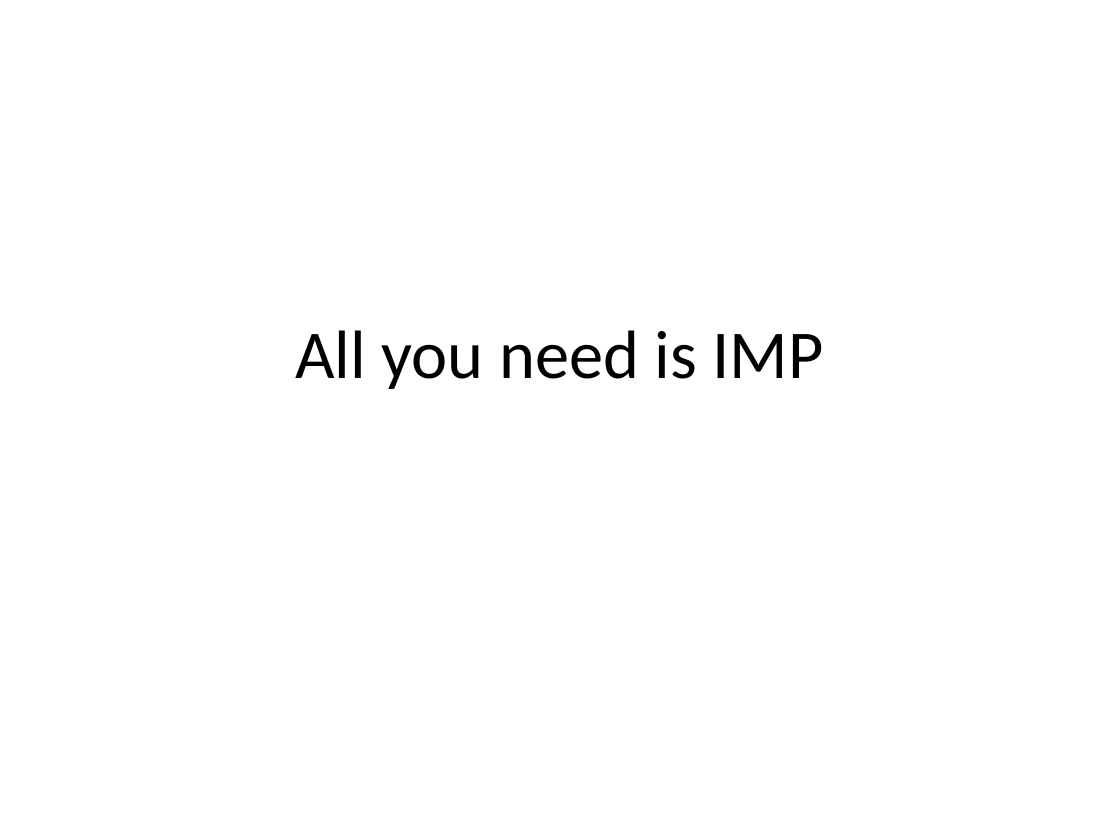
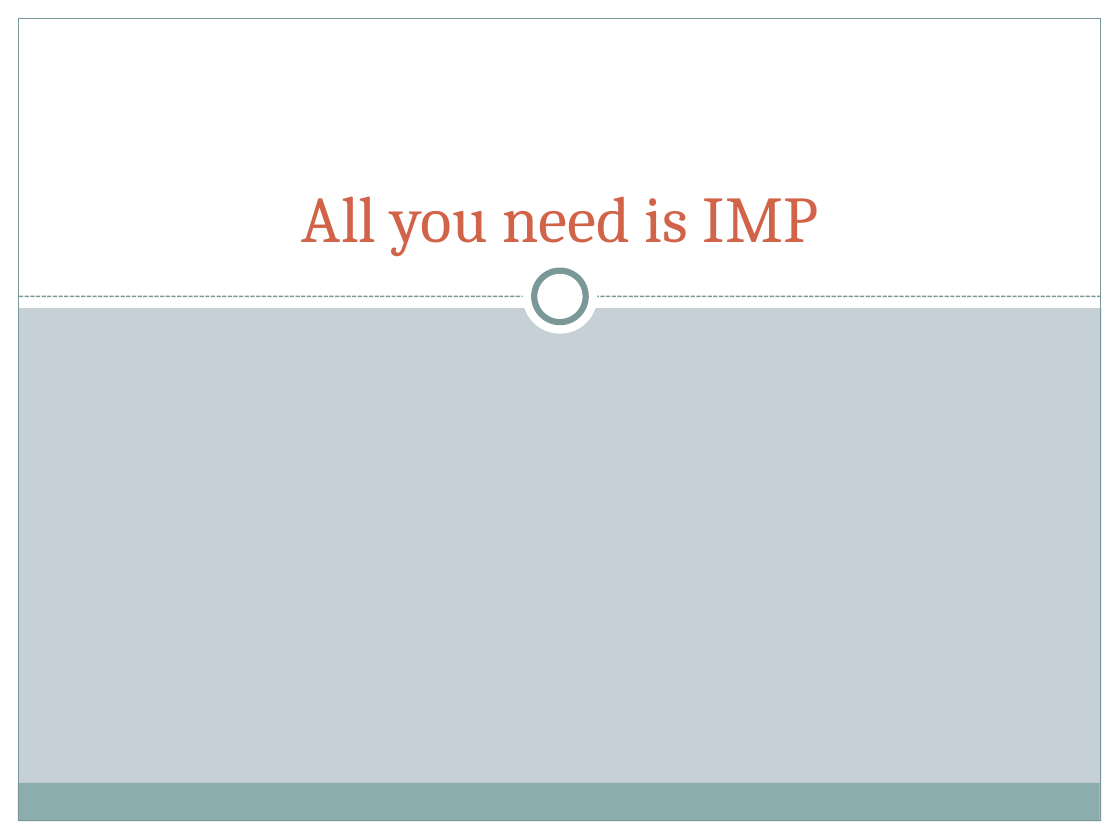
Before and after one commit to ChrisBye/rpi-imp, a slide deck: slide 1 of final presentation/justification and vision.pptx. Drawn at 1120x840 pixels with LibreOffice and Linux fonts; fonts in the diff are those of the drawing. Boxes give left, top, right and bottom in pixels: in the first picture for what was removed or moved away, otherwise in the second. Text is boxed around its words. In the diff, an @@ line names an element or a change of style, - is before the commit and + after.

```diff
--- a/final presentation/justification and vision.pptx
+++ b/final presentation/justification and vision.pptx
@@ background #FFFFFF to #C5D1D7 @@
@@ rectangle added at box(0, 0, 19, 840), fill #FFFFFF @@
@@ rectangle added at box(0, 0, 1120, 308), fill #FFFFFF @@
@@ rectangle added at box(19, 19, 1101, 821), outline #7C999A 0.75 pt @@
@@ rectangle added at box(1101, 0, 1120, 840), fill #FFFFFF @@
@@ title "All you need is IMP": place and size @@
-title "All you need is IMP" at box(295, 330, 824, 389)
+title "All you need is IMP" at box(302, 196, 818, 256)
@@ title "All you need is IMP" at box(302, 196, 818, 256): size 44 to 42 pt, font Calibri to Cambria, text colour #000000 to #D16349; vertical alignment middle to bottom @@
@@ ellipse added at box(523, 259, 598, 334), fill #FFFFFF @@
@@ line added from (19, 297) to (1101, 297), #7C999A 0.9 pt dashed @@
@@ ellipse added at box(534, 271, 586, 323), fill #FFFFFF, outline #7C999A 4 pt @@
@@ rectangle added at box(18, 783, 1100, 821), fill #8CADAE @@
@@ rectangle added at box(0, 821, 1120, 840), fill #FFFFFF @@
```
Also in this commit, not shown: 10 other slides changed.
